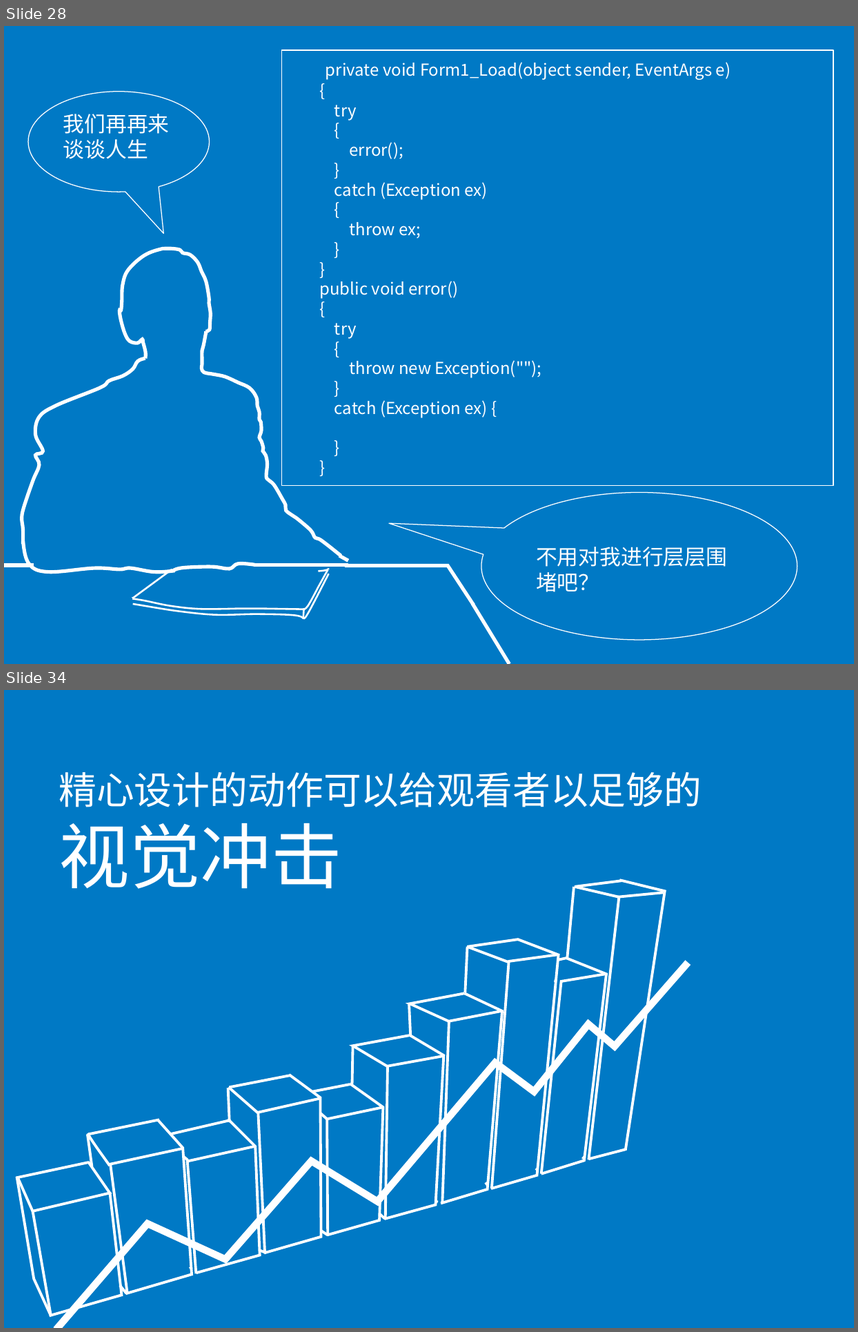
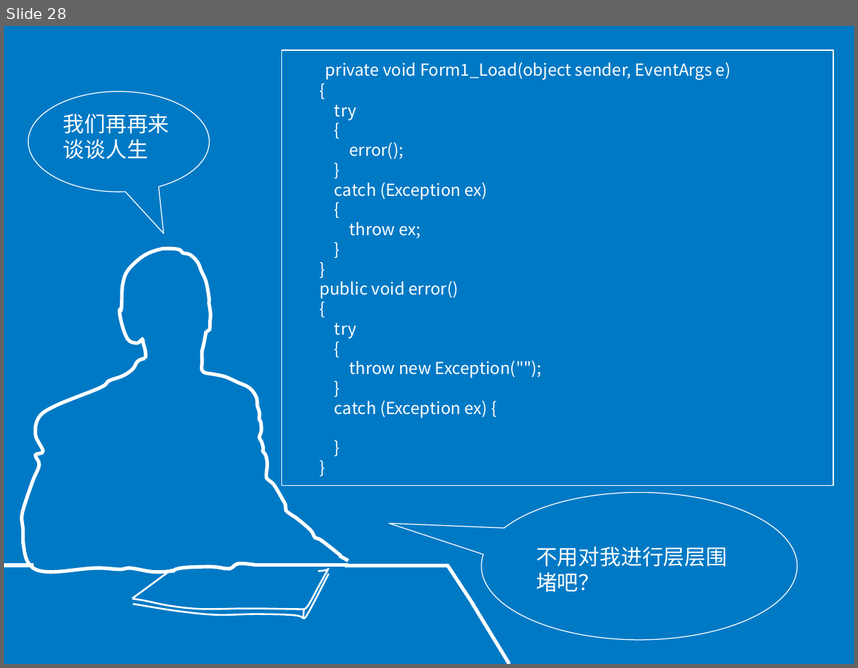
Before and after one commit to fuhaih/MyDiary, a slide deck: ppt/exception.ppt. Shown one above the other, each under a label of ours: slides 28 and 34 before the commit, slide 28 after it; the slides between them are not shown. The pictures are 858x1332 and 858x668 pixels, drawn with LibreOffice and Linux fonts; fonts in the diff are those of the drawing. Boxes give left, top, right and bottom in pixels: in the first picture for what was removed or moved away, otherwise in the second. Text is boxed around its words. In the diff, an @@ line names an element or a change of style, - is before the commit and + after.

Commit message:
2017-11-2

```diff
--- a/ppt/exception.ppt
+++ b/ppt/exception.ppt
@@ slide 34 removed at (x1=4, y1=690, x2=854, y2=1328), background #0079C5 @@
@@ text removed at (x1=59, y1=772, x2=702, y2=889) @@
-精心设计的动作可以给观看者以足够的视觉冲击
@@ group removed at (x1=568, y1=880, x2=665, y2=1159): 5 freeform shapes @@
@@ group removed at (x1=466, y1=939, x2=558, y2=1188): 5 freeform shapes @@
@@ group removed at (x1=538, y1=958, x2=606, y2=1174): 5 freeform shapes @@
@@ freeform shape removed at (x1=56, y1=962, x2=688, y2=1328) @@
@@ group removed at (x1=312, y1=1083, x2=383, y2=1235): 5 freeform shapes @@
@@ freeform shape removed at (x1=88, y1=1119, x2=159, y2=1165) @@
@@ freeform shape removed at (x1=125, y1=1119, x2=191, y2=1292) @@
@@ freeform shape removed at (x1=170, y1=1121, x2=230, y2=1134) @@
@@ freeform shape removed at (x1=196, y1=1118, x2=260, y2=1272) @@
@@ freeform shape removed at (x1=87, y1=1134, x2=92, y2=1167) @@
@@ freeform shape removed at (x1=18, y1=1162, x2=89, y2=1211) @@
@@ freeform shape removed at (x1=31, y1=1162, x2=110, y2=1211) @@
@@ freeform shape removed at (x1=110, y1=1148, x2=181, y2=1294) @@
@@ freeform shape removed at (x1=183, y1=1156, x2=196, y2=1273) @@
@@ freeform shape removed at (x1=188, y1=1145, x2=254, y2=1161) @@
@@ freeform shape removed at (x1=16, y1=1176, x2=51, y2=1315) @@
@@ freeform shape removed at (x1=49, y1=1192, x2=121, y2=1315) @@
@@ group removed at (x1=410, y1=994, x2=502, y2=1203): 5 freeform shapes @@
@@ freeform shape removed at (x1=33, y1=1212, x2=51, y2=1315) @@
@@ group removed at (x1=352, y1=1034, x2=444, y2=1219): 5 freeform shapes @@
@@ freeform shape removed at (x1=192, y1=1269, x2=196, y2=1272) @@
@@ group removed at (x1=228, y1=1074, x2=321, y2=1253): 6 freeform shapes @@
@@ freeform shape removed at (x1=120, y1=1285, x2=126, y2=1294) @@
```
Also in this commit, not shown: 1 slide added, 12 other slides removed.
